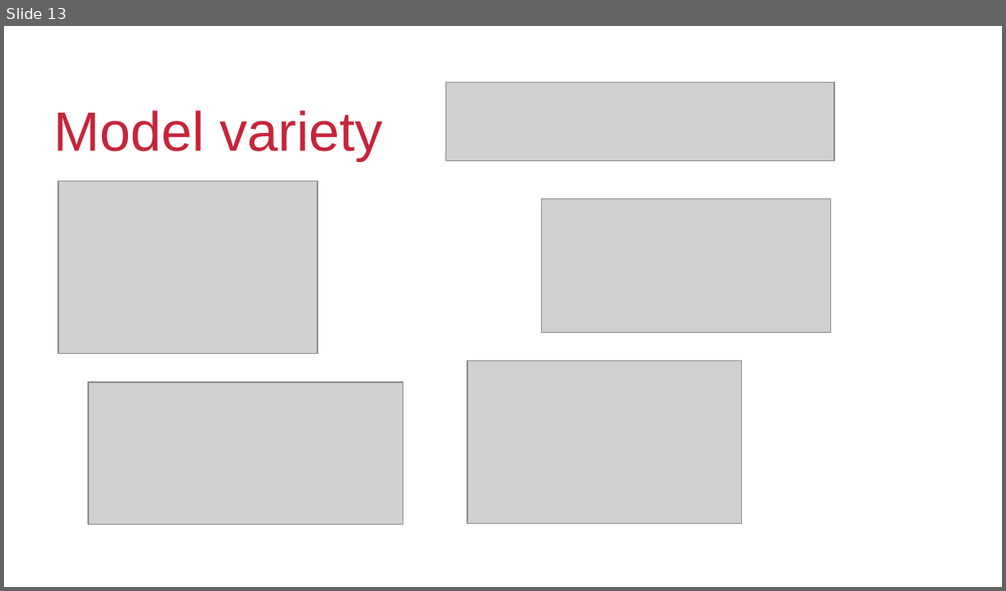
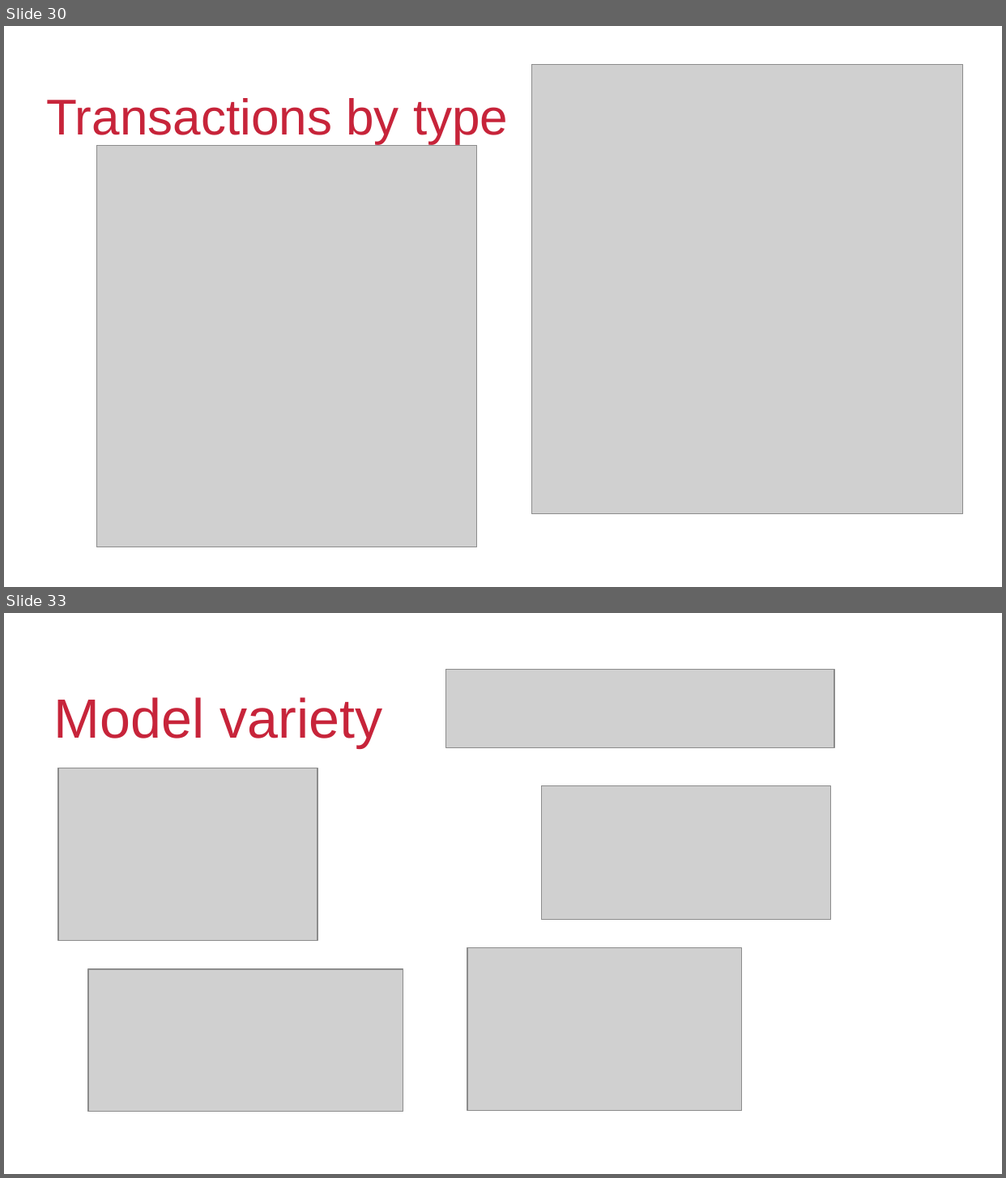
Before and after one commit to kalyanb29/Corporation-Favorita, a slide deck: Analytics.pptx. Shown one above the other, each under a label of ours: slide 13 before the commit, slides 30 and 33 after it; the slides between them are not shown. The pictures are 1006x591 and 1006x1178 pixels, drawn with LibreOffice and Linux fonts; fonts in the diff are those of the drawing; grey boxes stand for pictures; background and template pictures are left out. Boxes give left, top, right and bottom in pixels: in the first picture for what was removed or moved away, otherwise in the second. Text is boxed around its words. In the diff, an @@ line names an element or a change of style, - is before the commit and + after.

```diff
--- a/Analytics.pptx
+++ b/Analytics.pptx
@@ slide 30 added at box(4, 26, 1002, 587), background #FFFFFF; not listed: 1 template element that a slide beside it also shows @@
@@ picture added at box(532, 64, 964, 514) @@
@@ text added at box(46, 98, 508, 143), 40 pt, text #C7243A @@
+Transactions by type
@@ picture added at box(96, 146, 477, 548) @@
@@ what was slide 13 is now slide 33 @@
```
Also in this commit, not shown: 2 slides changed, 23 other slides added, 4 slides removed.
